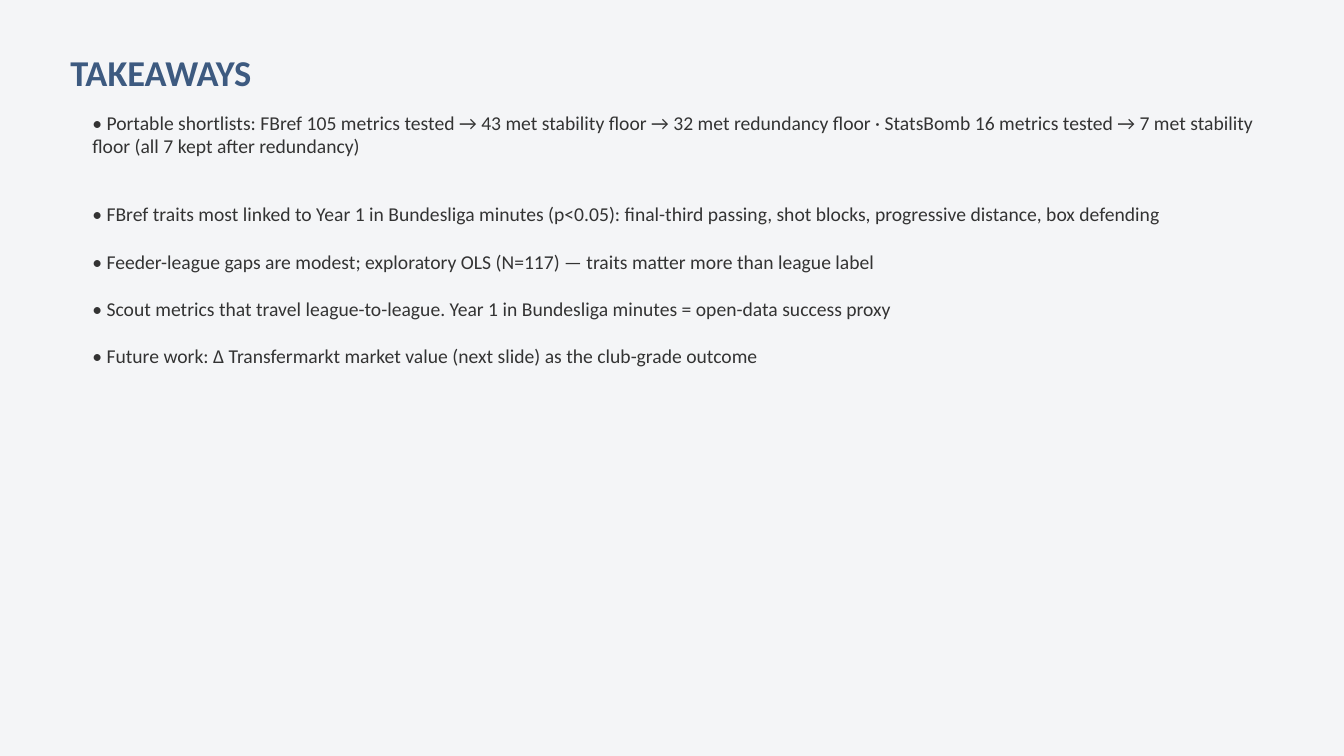
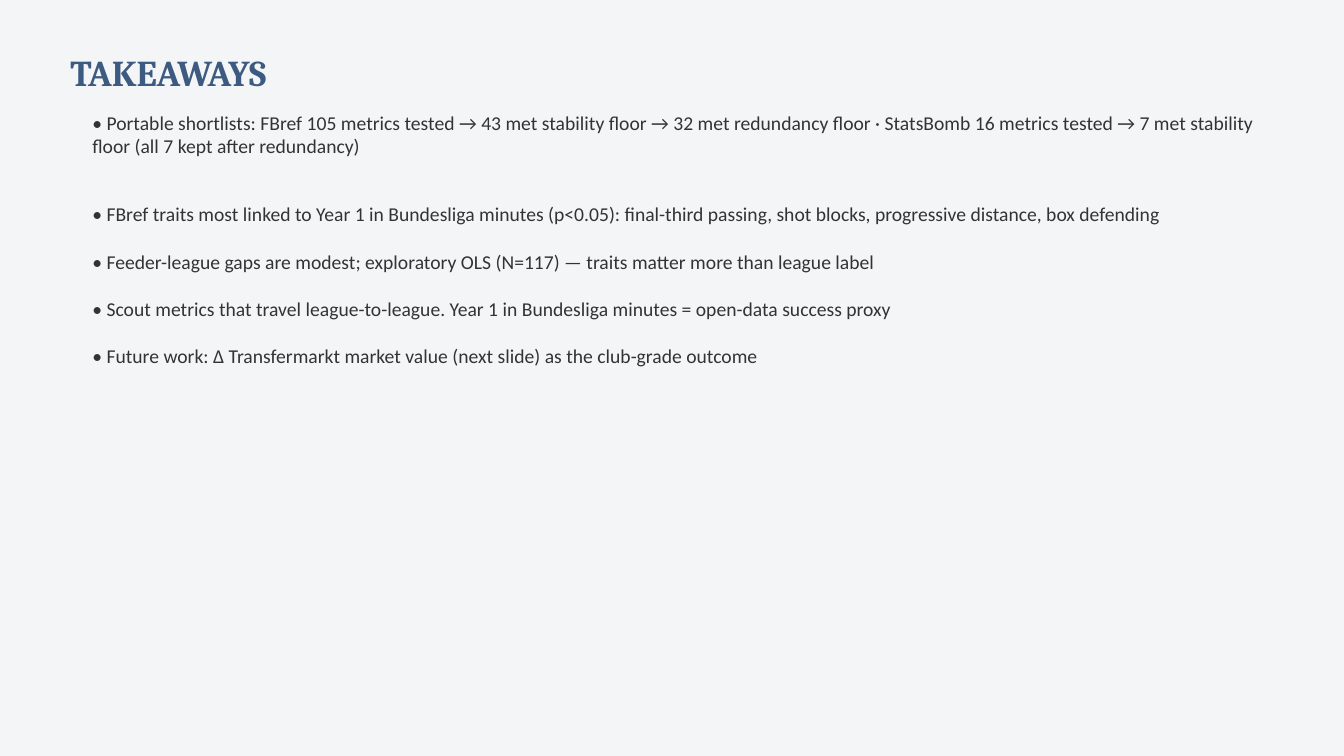
Before and after one commit to colbymorris08/bundesliga-transfer-traits, a slide deck: slide 20 of bundesliga_transfer_traits.pptx. Drawn at 1344x756 pixels with LibreOffice and Linux fonts; fonts in the diff are those of the drawing. Boxes give left, top, right and bottom in pixels: in the first picture for what was removed or moved away, otherwise in the second. Text is boxed around its words. In the diff, an @@ line names an element or a change of style, - is before the commit and + after.

```diff
--- a/bundesliga_transfer_traits.pptx
+++ b/bundesliga_transfer_traits.pptx
@@ text "TAKEAWAYS" at (70, 61, 266, 87): font Calibri to Cambria @@
```
Also in this commit, not shown: 1 other slide changed.
